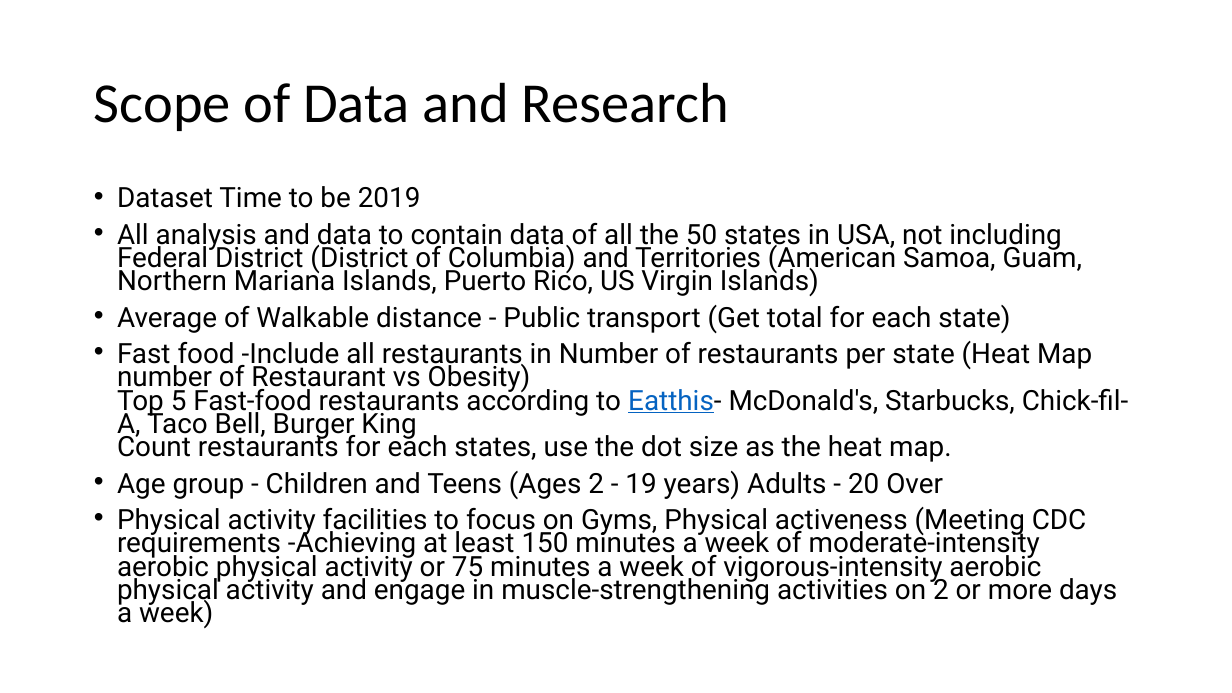
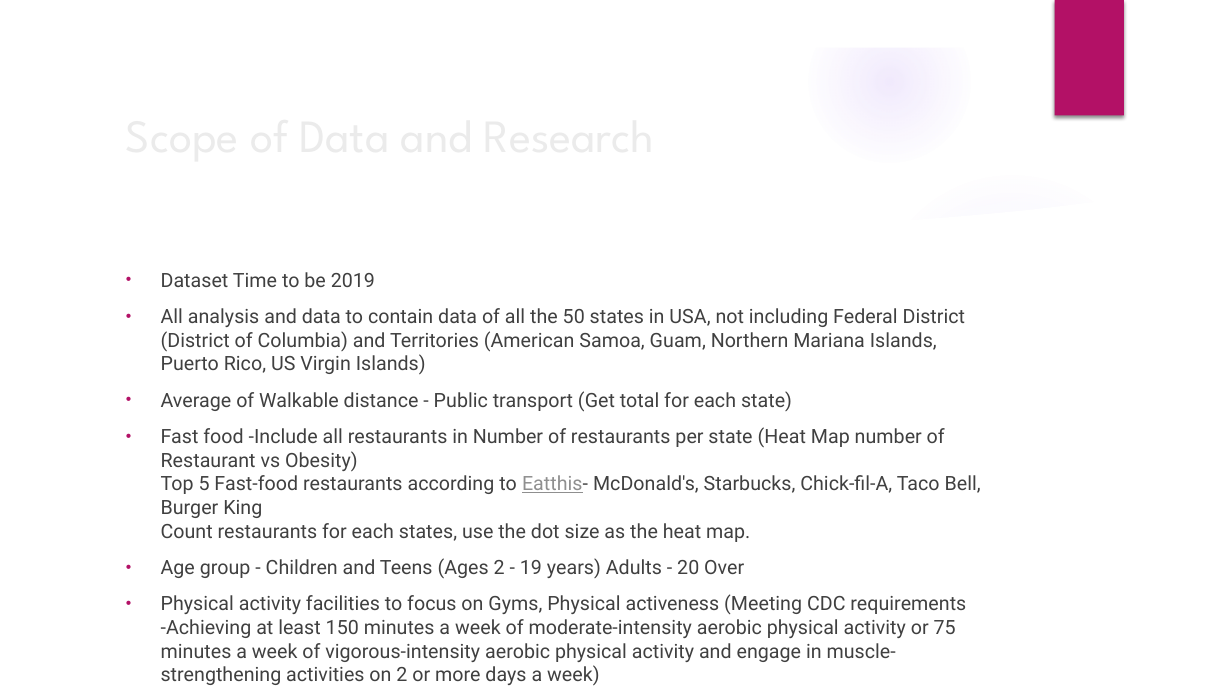
Before and after one commit to rajeshnair1984/Project_Obesity, a slide deck: slide 3 of O3_presentation.pptx. Drawn at 1232x693 pixels with LibreOffice and Linux fonts; fonts in the diff are those of the drawing; background and template pictures are left out. Boxes give left, top, right and bottom in pixels: in the first picture for what was removed or moved away, otherwise in the second. Text is boxed around its words. In the diff, an @@ line names an element or a change of style, - is before the commit and + after.

```diff
--- a/O3_presentation.pptx
+++ b/O3_presentation.pptx
@@ group added at bbox=[0, 0, 1232, 693]: 5 ellipses, 3 freeform shapes @@
@@ rectangle added at bbox=[1055, 0, 1124, 116], fill #B31166 @@
@@ title "Scope of Data and Research": place and size @@
-title "Scope of Data and Research" at bbox=[94, 82, 729, 131]
+title "Scope of Data and Research" at bbox=[353, 308, 500, 347]
@@ title "Scope of Data and Research" at bbox=[353, 308, 500, 347]: size 44 to 36 pt, font Calibri to League Spartan, text colour #000000 to #EBEBEB; line spacing 0.9 to 1 @@
@@ text "Dataset Time to be 2019": place and size @@
-text "Dataset Time to be 2019" at bbox=[117, 186, 1129, 628]
+text "Dataset Time to be 2019" at bbox=[161, 272, 981, 686]
@@ text "Dataset Time to be 2019" at bbox=[161, 272, 981, 686]: size 21.7 to 15.3 pt, text colour #000000 to #404040; text colour #0563C1 to #8F8F8F in "Eatthis-"; indent changed; line spacing 0.7 to 1 @@
```
Also in this commit, not shown: 10 other slides changed, 1 slide added, 1 slide removed, 1 other file.
